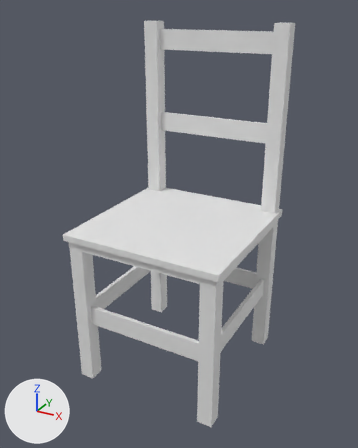
Two versions of the Blender file Blend/Casa/HouseCadeira3.blend, one commit apart.
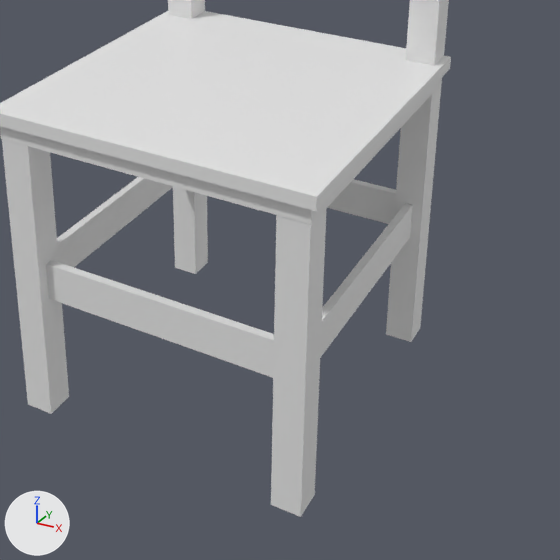
There are two pictures of each version: one whole from a 50 mm lens placed at (4.45, -8.1, 7.35), pointed at (0.1, -0.18, 3.39), one close up on the part from 19% to 93% of the width and 41% to 100% of the height. The lights are fixed; the arrows at lower left show +X, +Y and +Z.

In view in the first close-up: 'HouseCadeira3'.
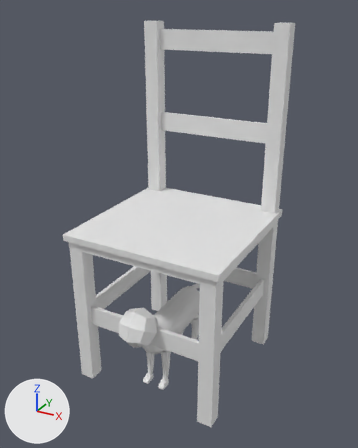
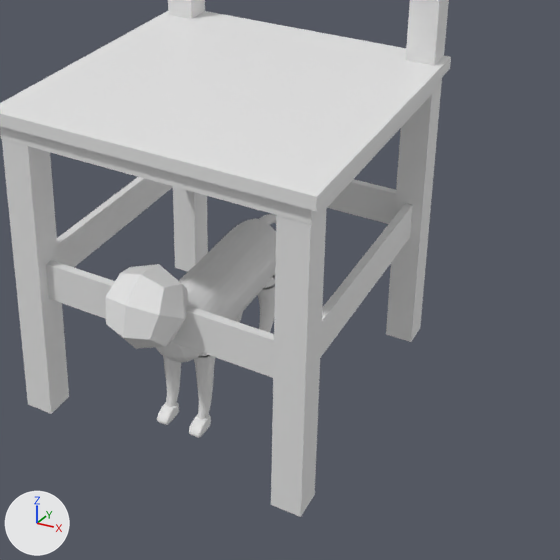
The newer file is also rescaled (x0.351), turned or shifted as a whole; pictures and numbers use the older file's frame.

Pixel boxes (x1, y1, x2, y2) of what changed, in the close-ups (560 x 560 px):
'BaseCat', added
    after: (105, 214, 276, 438)

The change in detail:
Mesh me_basecat is new.
It has 4952 vertices, 4808 faces and spans x -13.4..13.8, y -0.9..75.8, z -61.1..51.9.
Object 'BaseCat' (ob_basecat) is new; it shows me_basecat.
Its location is (-0.01, -0.5, 0.0).
Its rotation in degrees is (90, 0, 0).
Its scale is (0.0285, 0.0285, 0.0285).
